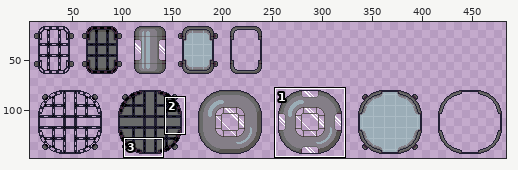
Two versions of one sprite sheet, game/textures/bases.png. Above, an overview of the earlier version with the close-up marked.
Close-up. The starting point:
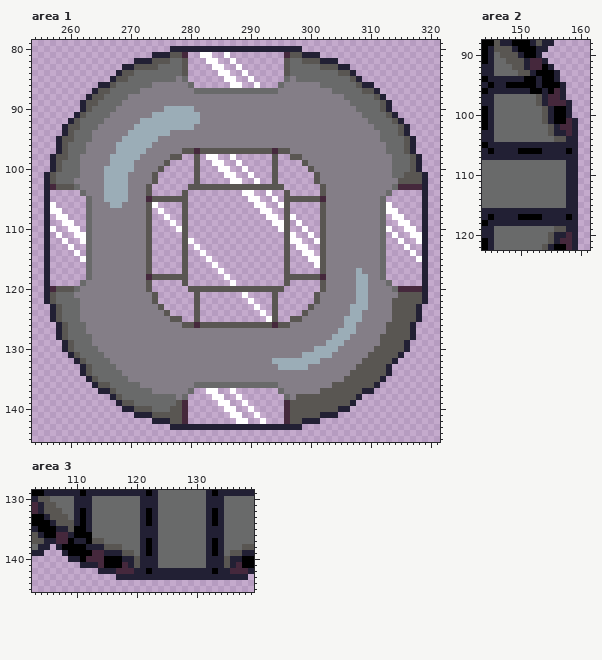
The file is 512x256 pixels. Shown: area 1: x 254..321, y 79..145; area 2: x 144..161, y 88..122; area 3: x 103..139, y 129..145. The wide view leaves out empty margins. The commit also changed other parts of the picture, which this record leaves out.
And afterwards:
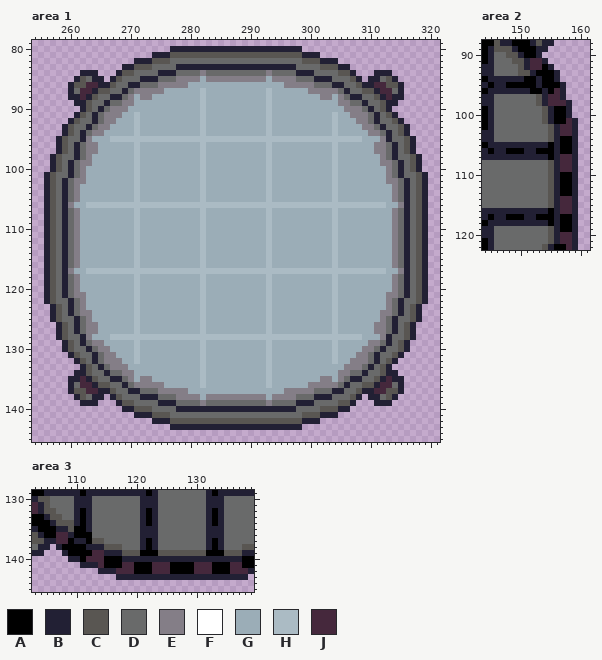
Palette (. is transparent): A #000000  B #222034  C #595652  D #696a6a  E #847e87  F #ffffff  G #9badb7  H #abbbc4  J #45283c
What changed:
Changed rows in their new state; - is an unchanged pixel.
Area 1:
first column x 257:
 81 ----------------------CCCCCCCCCCCCCCCCCC----------------------
 82 ----------------------DDDDDDDDDDDDDDDDDD----------------------
 83 -----------------D---BBBBBBBBBBBBBBBBBBBB---------------------
 84 -----BBB----------BBB-DDDEDDDDDDDDDDEDDD-BBB----------BBB-----
 85 ----BCDBB---D--BBB----EEEGEEEEEEEEEEGEEE----BBB------BBDCB----
 86 ---BCCJJ-----BB--D-----GGGGGGGGGGGGGGGG-----D--BB-----JJCCB---
 87 ---BDJJ-----B-E----GGGGGGHGGGGGGGGGGHGGGGGG----E-B-----JJDB---
 88 ---BBJ--D-BB--G--GGGGGGGGHGGGGGGGGGGHGGGGGGGG--G--BB----JBB---
 89 ----B--D-B----GGGGGGGGGGGHGGGGGGGGGGHGGGGGGGGGGG----B----B----
 90 --------B-E--GGGGGG-----GHGGGGGGGGGGHGGGGGGGGGGGG--E-B--------
 91 -------B-E--GGHGG--------HGGGGGGGGGGHGGGGGGGGGGHGG--E-B-------
 92 -------B---GGGH----------HGGGGGGGGGGHGGGGGGGGGGHGGG---B-------
 93 ----D-B---GGGGH---------GHGGGGGGGGGGHGGGGGGGGGGHGGGG---B------
 94 -----B---GGGG-H-----GGGGGHGGGGGGGGGGHGGGGGGGGGGHGGGGG---B-----
 95 ---D-BEGGGHHHHHHHHHHHHHHHHHHHHHHHHHHHHHHHHHHHHHHHHHHGGGEB-----
 96 ----B---GGG---H--GGGGGGGGHGGGGGGGGGGHGGGGGGGGGGHGGGGGG---B----
 97 ----B---GGG---H-GGGGGGGGGHGGGGGGGGGGHGGGGGGGGGGHGGGGGG---B----
 98 --D-BD-GGG----HGGGGGGGGGGHGGGGGGGGGGHGGGGGGGGGGHGGGGGGG-DB----
 99 ---B---GGG----HGGGGGGGGGGHGGGGGGGGGGHGGGGGGGGGGHGGGGGGG---B---
100 ---B--GGG-----HGGGGGGGGGGHGGGGGGGGGGHGGGGGGGGGGHGGGGGGGG--B---
101 ---B--GGG----GHGGGGGGGGGGHGGGGGGGGGGHGGGGGGGGGGHGGGGGGGG--BDD-
102 --B---GGG----GHGGGGGGGGGGHGGGGGGGGGGHGGGGGGGGGGHGGGGGGGG--DBD-
103 CDBDEGGGG----GHGGGGGGGGGGHGGGGGGGGGGHGGGGGGGGGGHGGGGGGGGGEDBDC
104 CDBDEGGGG----GHGGGGGGGGGGHGGGGGGGGGGHGGGGGGGGGGHGGGGGGGGGEDBDC
105 CDBDEGGGG----GHGGGGGGGGGGHGGGGGGGGGGHGGGGGGGGGGHGGGGGGGGGEDBDC
106 CDBEGGHHHHHHHHHHHHHHHHHHHHHHHHHHHHHHHHHHHHHHHHHHHHHHHHHHGGEBDC
107 CDBDEGGGGGGGGGHGGGGGGGGGGHGGGGGGGGGGHGGGGGGGGGGHGGGGGGGGGEDBDC
108 CDBDEGGGGGGGGGHGGGGGGGGGGHGGGGGGGGGGHGGGGGGGGGGHGGGGGGGGGEDBDC
109 CDBDEGGGGGGGGGHGGGGGGGGGGHGGGGGGGGGGHGGGGGGGGGGHGGGGGGGGGEDBDC
110 CDBDEGGGGGGGGGHGGGGGGGGGGHGGGGGGGGGGHGGGGGGGGGGHGGGGGGGGGEDBDC
111 CDBDEGGGGGGGGGHGGGGGGGGGGHGGGGGGGGGGHGGGGGGGGGGHGGGGGGGGGEDBDC
112 CDBDEGGGGGGGGGHGGGGGGGGGGHGGGGGGGGGGHGGGGGGGGGGHGGGGGGGGGEDBDC
113 CDBDEGGGGGGGGGHGGGGGGGGGGHGGGGGGGGGGHGGGGGGGGGGHGGGGGGGGGEDBDC
114 CDBDEGGGGGGGGGHGGGGGGGGGGHGGGGGGGGGGHGGGGGGGGGGHGGGGGGGGGEDBDC
115 CDBDEGGGGGGGGGHGGGGGGGGGGHGGGGGGGGGGHGGGGGGGGGGHGGGGGGGGGEDBDC
116 CDBDEGGGGGGGGGHGGGGGGGGGGHGGGGGGGGGGHGGGGGGGGGGHGGGGGGGGGEDBDC
117 CDBEGGHHHHHHHHHHHHHHHHHHHHHHHHHHHHHHHHHHHHHHHHHHHHHHHHHHGGEBDC
118 CDBDEGGGGGGGGGHGGGGGGGGGGHGGGGGGGGGGHGGGGGGGGGGHGGG--GGGGEDBDC
119 CDBDEGGGGGGGGGHGGGGGGGGGGHGGGGGGGGGGHGGGGGGGGGGHGGG--GGGGEDBDC
120 CDBDEGGGGGGGGGHGGGGGGGGGGHGGGGGGGGGGHGGGGGGGGGGHGGG--GGGGEDBDC
121 --B---GGGGGGGGHGGGGGGGGGGHGGGGGGGGGGHGGGGGGGGGGHGGG--GGG--DBD-
122 ---B--GGGGGGGGHGGGGGGGGGGHGGGGGGGGGGHGGGGGGGGGGHGGG--GGG-DBDD-
123 ---B--GGGGGGGGHGGGGGGGGGGHGGGGGGGGGGHGGGGGGGGGGHGG---GGG-DBD--
124 ---B---GGGGGGGHGGGGGGGGGGHGGGGGGGGGGHGGGGGGGGGGHGG--GGG--DBD--
125 ----BD-GGGGGGGHGGGGGGGGGGHGGGGGGGGGGHGGGGGGGGGGHG---GGG-DBDD--
126 ----B---GGGGGGHGGGGGGGGGGHGGGGGGGGGGHGGGGGGGGGGHG--GGG--DBD---
127 ----B---GGGGGGHGGGGGGGGGGHGGGGGGGGGGHGGGGGGGGGGH---GGG--DBD---
128 -----BEGGGHHHHHHHHHHHHHHHHHHHHHHHHHHHHHHHHHHHHHHHHHHGGGEBDD---
129 -----B---GGGGGHGGGGGGGGGGHGGGGGGGGGGHGGGGGGGGG-H-GGGG--DBD----
130 ------B---GGGGHGGGGGGGGGGHGGGGGGGGGGHGGGGGGG---HGGGG--DBDD----
131 -------B---GGGHGGGGGGGGGGHGGGGGGGGGGHGGGGG-----HGGG--DBDD-----
132 -------B-E--GGHGGGGGGGGGGHGGGGGGGGGGH--------GGHGG--EDBD------
133 --------B-E--GGGGGGGGGGGGHGGGGGGGGGGHG-----GGGGGG--EDBD-------
134 ----B----B----GGGGGGGGGGGHGGGGGGGGGGHGGGGGGGGGGG--DDBDD--B----
135 ---BBJ----BB--G--GGGGGGGGHGGGGGGGGGGHGGGGGGGG--G-DBBDD--JBB---
136 ---BDJJ-----B-E----GGGGGGHGGGGGGGGGGHGGGGGG----EDBDD---JJDB---
137 ---BCCJJ-----BB--D-----GGGGGGGGGGGGGGGG-----DDDBBDD---JJCCB---
138 ----BCDBB------BBB----EEEGEEEEEEEEEEGEEE-DDDBBBDDD---BBDCB----
139 -----BBB----------BBBDDDDEDDDDDDDDDDEDDDDBBBDDDD------BBB-----
140 --------------------DBBBBBBBBBBBBBBBBBBBBDDDD-----------------
141 --------------------DDDDDDDDDDDDDDDDDDDDDD--------------------
142 ----------------------CCCCCCCCCCCCCCCCCC----------------------
Area 2:
first column x 147:
 90 D--
 91 -D-
 92 --D
first column x 148:
103 ---------J-
104 -------CBAA
105 -------A-AA
106 AA-BB-AA-A-
107 -------A-JJ
108 -------CBJJ
109 -------CBJJ
110 -------CBAA
111 -------CBAA
112 -------CBAA
113 -------CBAA
114 -------CBJJ
115 -------CBJJ
116 -------A-JJ
117 AA-BB-AA-A-
118 -------A-AA
119 -------CBAA
120 ---------J-
Area 3:
first column x 106:
131 D--
132 -D-
133 --D
first column x 119:
139 -CA-ACCCCCCCCA-AC-
140 -B---BBBBBBBB---B-
141 JAAAJJJAAAAJJJAAAJ
142 -AA-JJJAAAAJJJ-AA-
Pixel boxes of the changes (left, top, right, bottom) in both close-ups:
changed: (50, 52, 422, 424)
changed: (500, 52, 518, 70)
changed: (506, 130, 572, 238)
changed: (50, 502, 68, 520)
changed: (128, 550, 236, 574)
